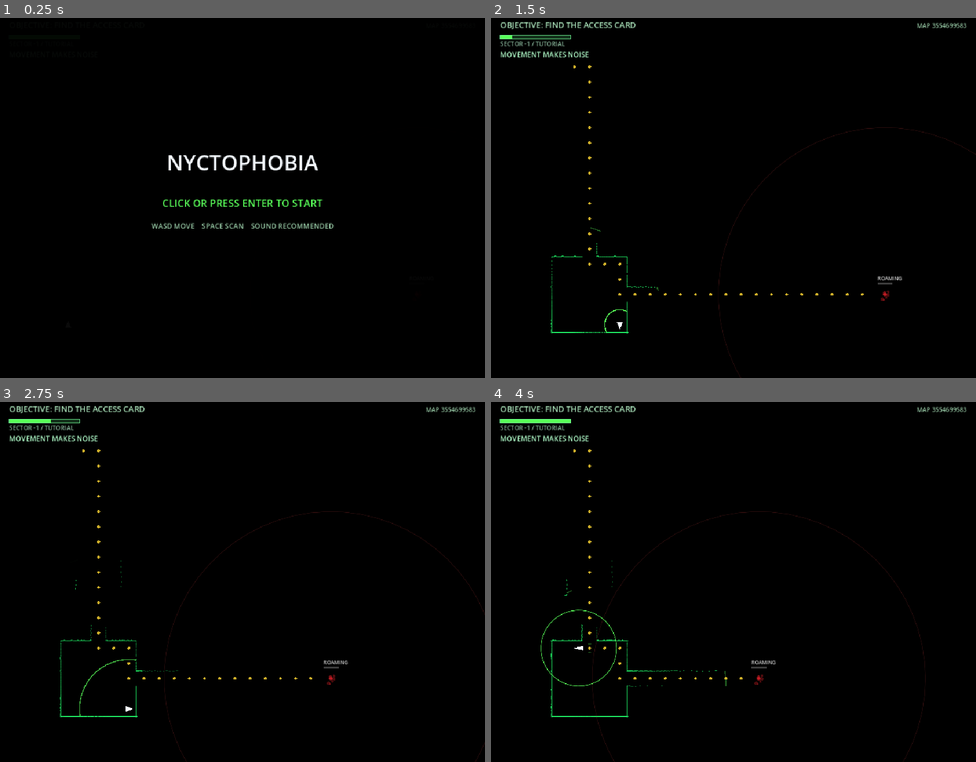
Above: before the commit, frames 1-4 (two rows, left to right).
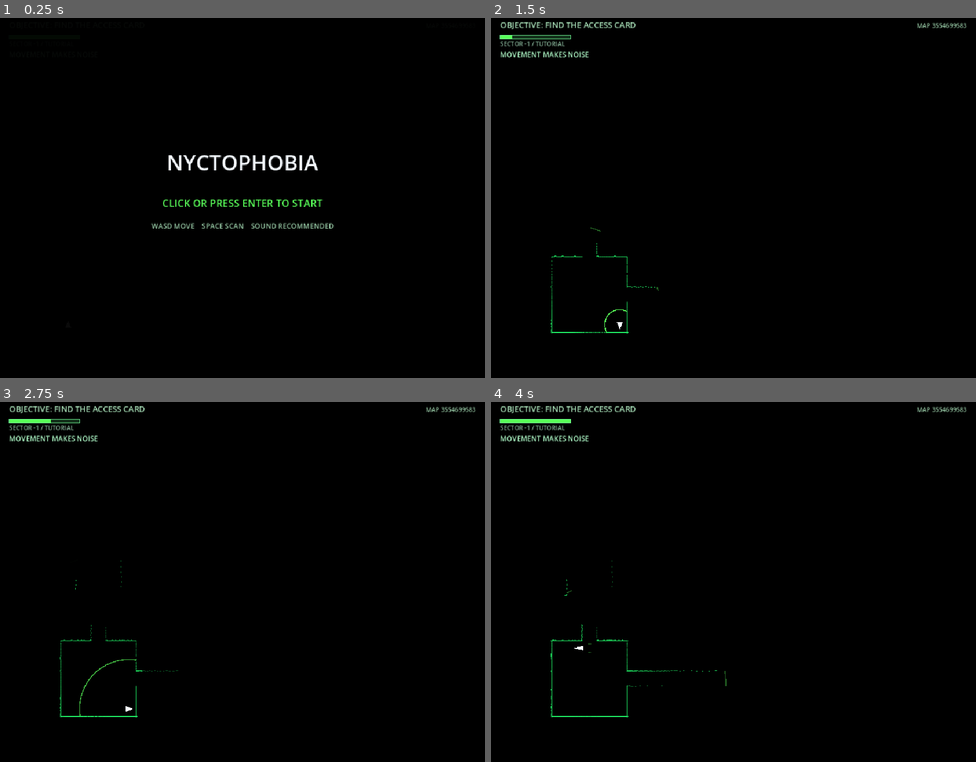
Above: after the commit, the same moments.

Repository: UnderstoodUseYourUsernameHere/Sonar
Game: Godot game, scene res://scenes/main.tscn
Same seed, same stepped clock (60 frames per second), same inputs: the game is played once before the commit and once after it.
Inputs (mouse positions are in pixels of both pictures, inside the frame that each line leads up to):
- Up to frame 1 (0.25 s): no input
- Up to frame 2 (1.5 s): tap Enter at 0.5 s; move the mouse to (840, 176) at 0.52 s; hold Right (move_right) 0.53-1.28 s; tap Space (ping) at 0.6, 1.35 s; click (840, 176) at 0.67 s; move the mouse to (636, 212) at 1.27 s; hold S (move_down) from 1.28 s (still down)
- Up to frame 3 (2.75 s): move the mouse to (291, 499) at 2.02 s; release S (move_down) at 2.03 s; hold Right (move_right) from 2.03 s (still down); tap Alt at 2.1 s; tap Space (ping) at 2.3 s
- Up to frame 4 (4 s): move the mouse to (709, 654) at 2.77 s; release Right (move_right) at 2.78 s; hold W (move_up) 2.78-3.53 s; tap Shift at 2.85 s; click (709, 654) at 2.92 s; tap Space (ping) at 3.05, 3.6 s; move the mouse to (879, 636) at 3.52 s; hold Left (move_left) from 3.53 s (still down)

The runs differ from the first frame. In frame 2, 0.3% of the frame differs, in the area x 17-100%, y 13-100%; in frame 3, 0.4%; in frame 4, 0.5%, in the area x 10-90%, y 13-100%.

Commit message:
README.md change and bugfixes

Diff:
--- a/scripts/main.gd
+++ b/scripts/main.gd
@@ -146,7 +146,7 @@
 const EXIT_DIM_ALPHA: float = 0.30
 const EXIT_FLASH_DURATION: float = 1.0
 
-const DEBUG_SHOW_MONSTER: bool = true
+const DEBUG_SHOW_MONSTER: bool = false
 
 const TEST_MAP_ROWS: Array[String] = [
 	"################################",
@@ -233,6 +233,9 @@
 	var radius: float = 0.0
 	var directions: PackedVector2Array = PackedVector2Array()
 	var stop_distances: PackedFloat32Array = PackedFloat32Array()
+	var previous_radius: float = 0.0
+	var previous_player_distance: float = INF
+	var player_checked: bool = false
 
 enum MonsterState {
 	ROAMING,
@@ -342,6 +345,7 @@
 
 var monster_counter_cooldown: float = 6.0
 var monster_counter_charge_remaining: float = 0.0
+var last_counter_ping_detection_time: float = -1000.0
 var counter_ping_charge_origin: Vector2 = Vector2.ZERO
 var counter_ping_audio_player: AudioStreamPlayer
 var counter_charge_audio_player: AudioStreamPlayer
@@ -1310,6 +1314,8 @@
 					campaign_level = 1
 				elif campaign_level < CAMPAIGN_LEVELS:
 					campaign_level += 1
+				else:
+					campaign_level = -1
 			else:
 				campaign_level = -1
 
@@ -1515,6 +1521,19 @@
 			return point
 	return null
 
+func _scan_has_clear_path(from_position: Vector2, to_position: Vector2) -> bool:
+	var offset: Vector2 = to_position - from_position
+	var distance: float = offset.length()
+
+	if distance <= 0.001:
+		return true
+
+	var hit: ScanPoint = _cast_scan_ray(from_position, offset / distance, distance)
+	if hit == null:
+		return true
+
+	return hit.distance >= distance - 0.01
+
 func _monster_ray_hit_distance(origin: Vector2, direction: Vector2, monster_position: Vector2) -> float:
 	var to_monster: Vector2 = monster_position - origin
 	var along: float = to_monster.dot(direction)
@@ -1620,6 +1639,7 @@
 func _emit_monster_counter_ping() -> void:
 	var pulse: MonsterCounterPing = MonsterCounterPing.new()
 	pulse.origin = counter_ping_charge_origin
+	pulse.previous_player_distance = pulse.origin.distance_to(player_draw_position)
 
 	for ray_index in range(COUNTER_PING_RAYS):
 		var angle: float = (TAU * float(ray_index) / float(COUNTER_PING_RAYS))
@@ -1642,8 +1662,10 @@
 func _update_counter_ping(delta: float) -> void:
 	for index in range(active_counter_pings.size() - 1, -1, -1):
 		var pulse: MonsterCounterPing = active_counter_pings[index]
+		pulse.previous_radius = pulse.radius
 
 		pulse.radius = minf(pulse.radius + COUNTER_PING_SPEED * delta, COUNTER_PING_MAX_RADIUS)
+		_check_counter_ping_player(pulse)
 		if pulse.radius >= COUNTER_PING_MAX_RADIUS:
 			active_counter_pings.remove_at(index)
 
@@ -1685,6 +1707,30 @@
 	if counter_charge_audio_player != null:
 		counter_charge_audio_player.play()
 
+func _check_counter_ping_player(pulse: MonsterCounterPing) -> void:
+	if pulse.player_checked or game_over or has_won:
+		return
+
+	var distance: float = pulse.origin.distance_to(player_draw_position)
+	var previous_gap: float = (pulse.previous_player_distance - pulse.previous_radius)
+	var current_gap: float = distance - pulse.radius
+	pulse.previous_player_distance = distance
+
+	if previous_gap < 0.0 or current_gap > 0.0:
+		return
+
+	pulse.player_checked = true
+
+	if not _scan_has_clear_path(pulse.origin, player_draw_position):
+		return
+
+	if monster_is_attacking:
+		return
+
+	last_counter_ping_detection_time = game_time
+
+	var detected_cell: Vector2i = _cell_from_position(player_draw_position)
+	_prepare_monster_hunt(detected_cell)
 
 func _make_noise(cell: Vector2i, range_tiles: float, loudness: float) -> void:
 	if is_equal_approx(last_noise_time, game_time) and loudness < last_noise_loudness:
@@ -2369,6 +2415,7 @@
 				continue
 
 			segments.append(pulse.origin + pulse.directions[ray_index] * pulse.radius)
+			segments.append(pulse.origin + pulse.directions[next_index] * pulse.radius)
 		if segments.is_empty():
 			continue
 
@@ -2529,6 +2576,17 @@
 			Color(0.7, 1.0, 0.8, hint_alpha)
 		)
 
+	if game_time - last_counter_ping_detection_time < 1.5:
+		draw_string(
+			font,
+			Vector2(18.0, 108.0),
+			"COUNTERSCAN DETECTED YOU",
+			HORIZONTAL_ALIGNMENT_LEFT,
+			400.0,
+			13,
+			COUNTER_PING_COLOR
+		)
+
 	_draw_ping_cooldown()
 
 func _draw_start_screen() -> void:
Not shown, added: export_presets.cfg
